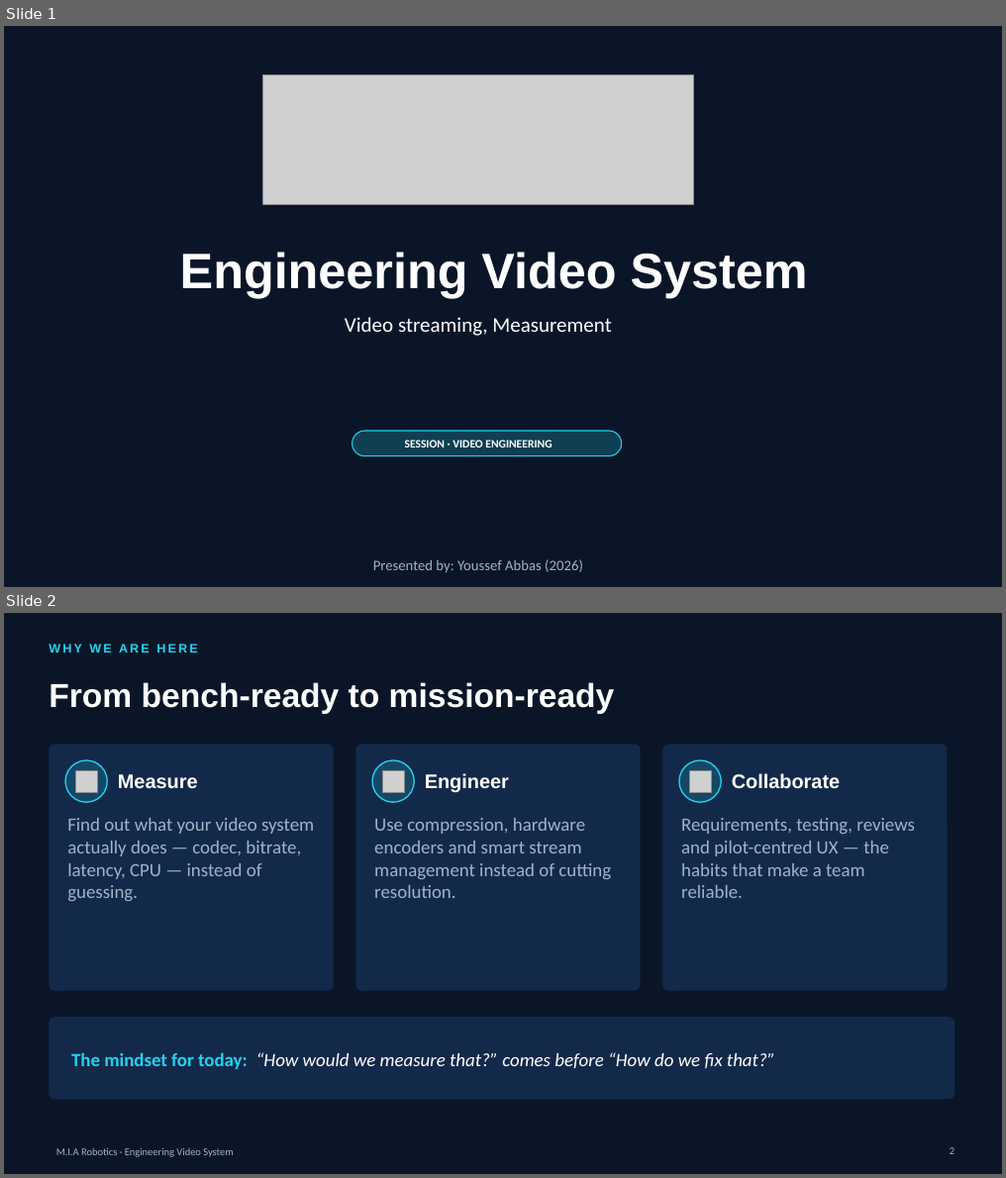
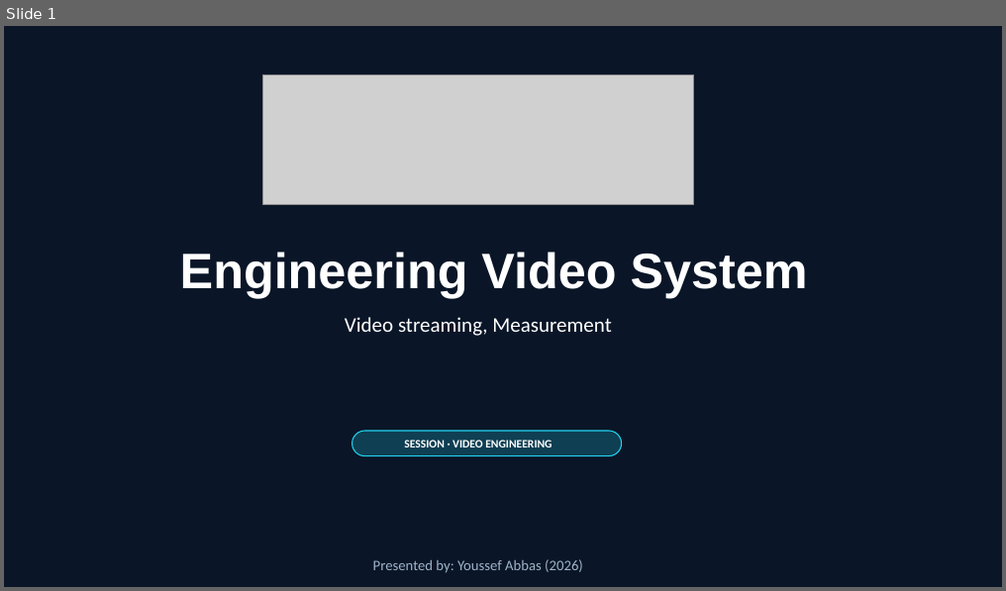
Before and after one commit to YoussefAbbas2001/video-streaming, a slide deck: presentation/MIA_Video_Streaming.pptx. Shown one above the other, each under a label of ours: slides 1 and 2 before the commit, slide 1 after it. The pictures are 1006x1178 and 1006x591 pixels, drawn with LibreOffice and Linux fonts; fonts in the diff are those of the drawing; grey boxes stand for pictures; background and template pictures are left out. Boxes give left, top, right and bottom in pixels: in the first picture for what was removed or moved away, otherwise in the second. Text is boxed around its words. In the diff, an @@ line names an element or a change of style, - is before the commit and + after.

```diff
--- a/presentation/MIA_Video_Streaming.pptx
+++ b/presentation/MIA_Video_Streaming.pptx
@@ slide 2 removed at <box>4,613,1002,1174</box>, background #0A1628 @@
@@ text removed at <box>49,644,197,653</box> @@
-WHY WE ARE HERE
@@ title removed at <box>49,682,615,714</box> @@
-From bench-ready to mission-ready
@@ rounded rectangle removed at <box>49,744,334,991</box> @@
@@ ellipse removed at <box>65,761,107,802</box> @@
@@ rounded rectangle removed at <box>355,744,641,991</box> @@
@@ ellipse removed at <box>372,761,414,802</box> @@
@@ rounded rectangle removed at <box>662,744,947,991</box> @@
@@ ellipse removed at <box>679,761,721,802</box> @@
@@ picture removed at <box>75,770,97,792</box> @@
@@ text removed at <box>118,774,198,789</box> @@
-Measure
@@ picture removed at <box>382,770,404,792</box> @@
@@ text removed at <box>425,773,509,792</box> @@
-Engineer
@@ picture removed at <box>689,770,711,792</box> @@
@@ text removed at <box>732,773,840,789</box> @@
-Collaborate
@@ text removed at <box>67,818,314,901</box> @@
-Find out what your video system actually does — codec, bitrate, latency, CPU — instead of guessing.
@@ text removed at <box>374,818,611,898</box> @@
-Use compression, hardware encoders and smart stream management instead of cutting resolution.
@@ text removed at <box>681,818,915,898</box> @@
-Requirements, testing, reviews and pilot-centred UX — the habits that make a team reliable.
@@ rounded rectangle removed at <box>49,1017,954,1100</box> @@
@@ text removed at <box>71,1053,775,1069</box> @@
-The mindset for today: “How would we measure that?” comes before “How do we fix that?”
@@ text removed at <box>56,1149,233,1157</box> @@
-M.I.A Robotics · Engineering Video System
@@ page number removed at <box>949,1148,954,1155</box> @@
-2
```
Also in this commit, not shown: 3 slides changed, 1 other slide removed, 33 other files.
